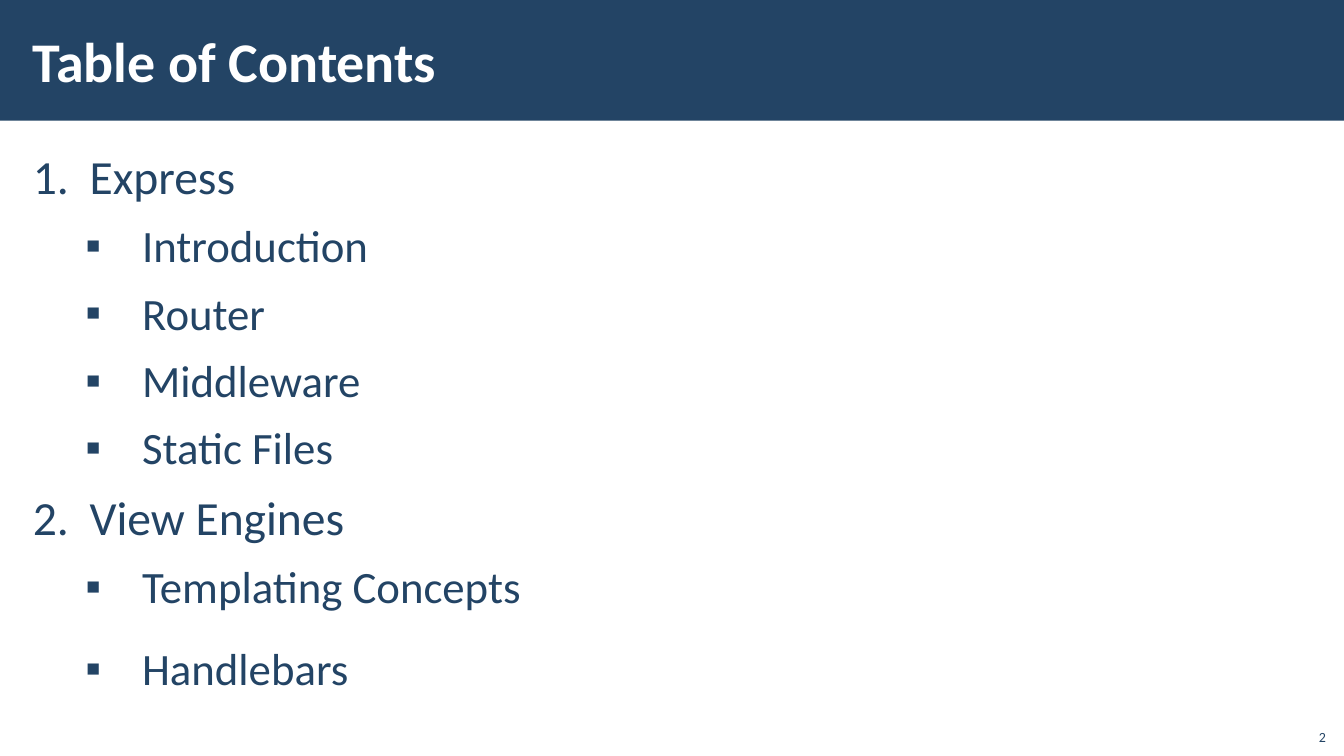
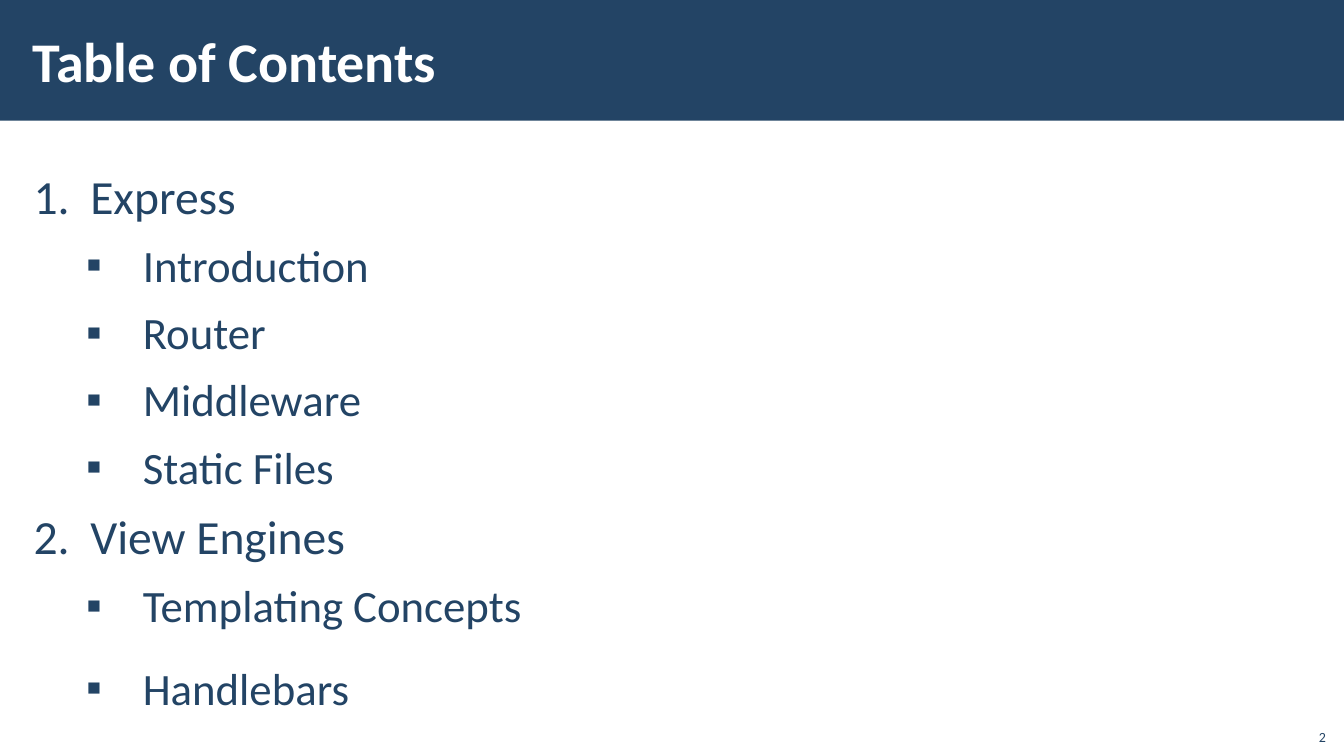
Before and after one commit to slazeRnet/JavaScript, a slide deck: slide 2 of JS-Back-End/03-ExpressJS and Templating/lab/03. ExpressJS-and-Templating.pptx. Drawn at 1344x756 pixels with LibreOffice and Linux fonts; fonts in the diff are those of the drawing; background and template pictures are left out. Boxes give left, top, right and bottom in pixels: in the first picture for what was removed or moved away, otherwise in the second. Text is boxed around its words. In the diff, an @@ line names an element or a change of style, - is before the commit and + after.

```diff
--- a/JS-Back-End/03-ExpressJS and Templating/lab/03. ExpressJS-and-Templating.pptx
+++ b/JS-Back-End/03-ExpressJS and Templating/lab/03. ExpressJS-and-Templating.pptx
@@ text "Express": place and size @@
-text "Express" at bbox=[90, 163, 521, 686]
+text "Express" at bbox=[90, 183, 521, 706]
```
Also in this commit, not shown: 18 other slides changed, 1 slide added, 13 other files.
